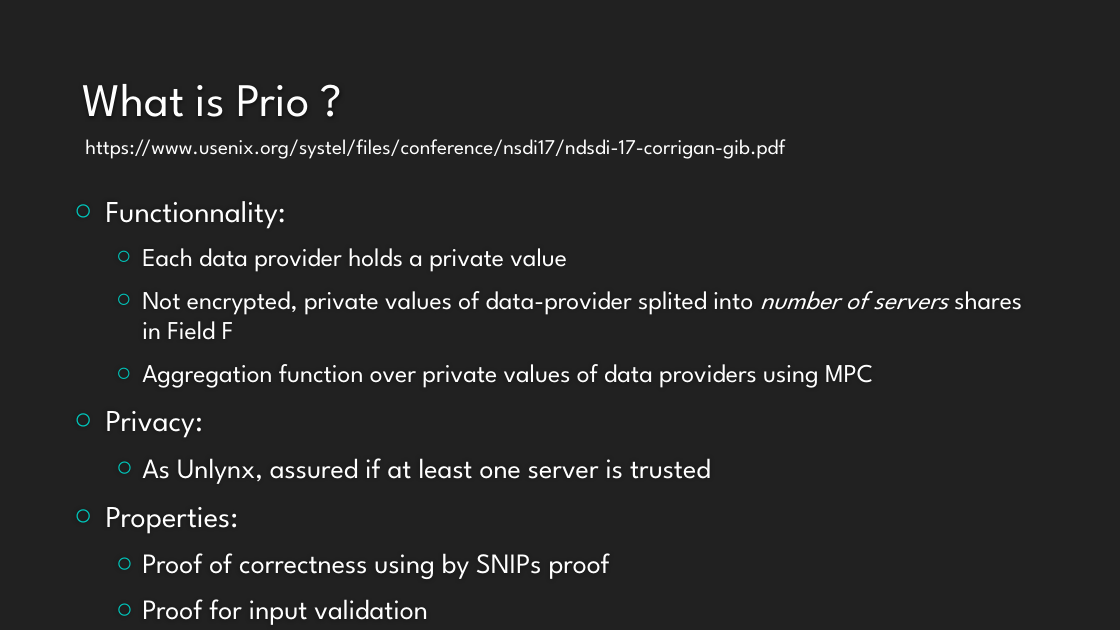
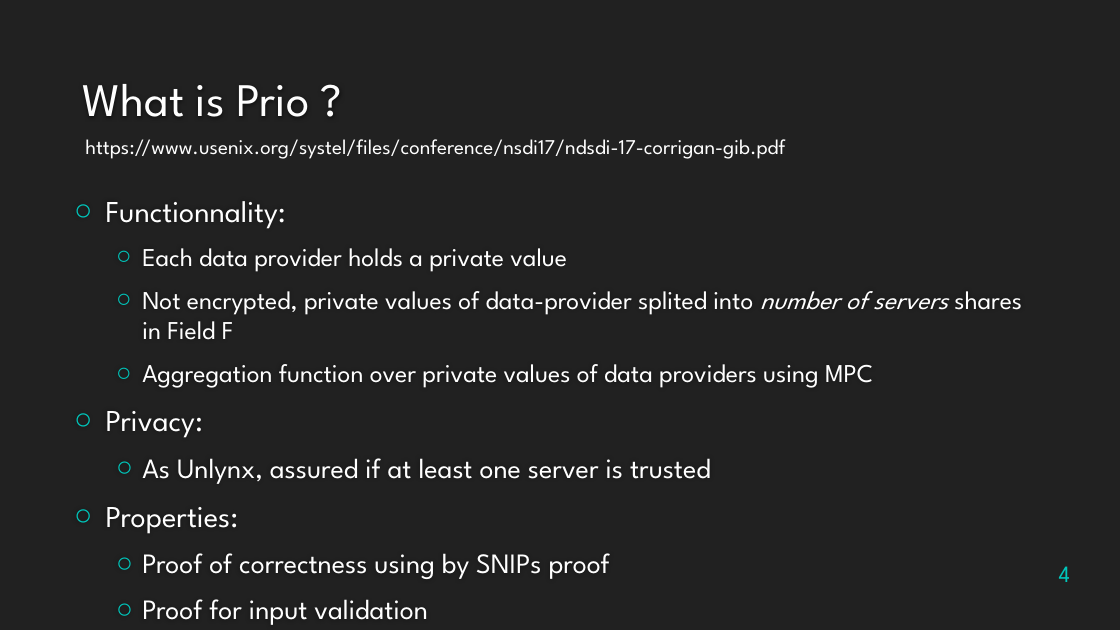
Before and after one commit to maxpr/MasterProjectDocuments, a slide deck: slide 4 of doc/Présentation.pptx. Drawn at 1120x630 pixels with LibreOffice and Linux fonts; fonts in the diff are those of the drawing; background and template pictures are left out. Boxes give left, top, right and bottom in pixels: in the first picture for what was removed or moved away, otherwise in the second. Text is boxed around its words. In the diff, an @@ line names an element or a change of style, - is before the commit and + after.

```diff
--- a/doc/Présentation.pptx
+++ b/doc/Présentation.pptx
@@ page number added at [1059, 566, 1070, 582], 20 pt, text #00C6BB @@
+4
```
Also in this commit, not shown: 4 other slides changed, 3 slides added, 1 slide removed, 17 other files.
